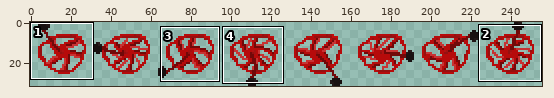
File history of a sprite sheet, assets/BASIC_REEL.png. The picture above shows the old version from afar; the outline marks the close-up.
Close-up. Earlier state:
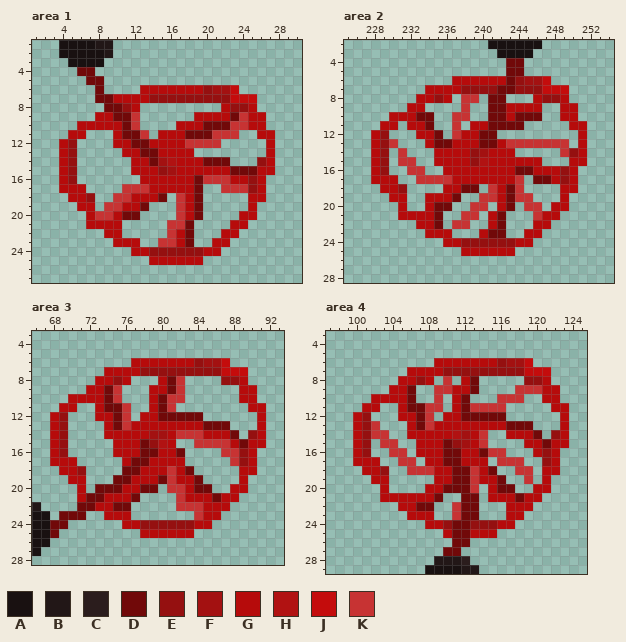
The file is 256x32 pixels. Colours within 5 levels of each other are drawn and written as one. Shown: area 1: x 1..30, y 1..27; area 2: x 225..254, y 2..28; area 3: x 66..93, y 3..28; area 4: x 97..125, y 3..29. The commit also changed other parts of the picture, which this record leaves out.
Palette (. is transparent): A #191111  B #221717  C #2b1d1d  D #710909  E #951010  F #a31111  G #b60b0b  H #b11212  J #c40c0c  K #c73333
The result:
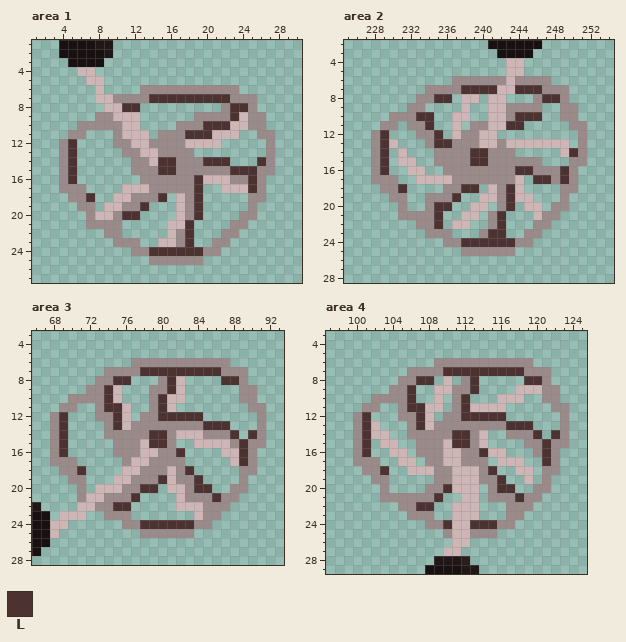
Colours new in this view: L #4d3232
The exact change:
colour G: #b60b0b -> #9a8a8a
colour K: #c73333 -> #cfb6b6
Changed rows in their new state; - is a pixel that keeps its letter.
Area 1:
first column x 5:
 4 -KK-------------------
 5 --KK------------------
 6 ---K-----------GGGG---
 7 ---KK----LLLLLLLLLGGG-
 8 ----KKLL----------LL--
 9 -----KK-----------L---
10 ------K--------LLL----
11 ------KK-----LLL------
12 L------KK-------------
13 L-------KK------------
14 L--------KLL---LLL---L
15 L---------LL------LLL-
16 L-------------L-----L-
17 --------------L-----L-
18 --L-------L---L-------
19 --------L-----L-------
20 ------LL------L-------
21 -------------L--------
22 -------------L--------
23 -------------L--------
24 ---------LLLLLL-------
Area 2:
first column x 229:
 4 --------------KK------
 5 --------------KK------
 6 --------------KGGGG---
 7 ---------LLLLKKLLLGGG-
 8 ------LL----KK----LL--
 9 ------------KK--------
10 ----LL------KK-LLL----
11 -----L------KKLL------
12 L-----L----KK---------
13 L-----LL---KK---------
14 L---------LL---------L
15 L---------LL----------
16 L--------------LL---L-
17 -----------------LL-L-
18 --L------LL---L-------
19 --------L-----L-------
20 ------LL------L-------
21 ------L------L--------
22 ------L------L--------
23 ------------LL--------
24 ---------LLLLLL-------
Area 3:
first column x 68:
 6 ----------------GGGG---
 7 ----------LLLLLLLLLGGG-
 8 -------LL----L-----LL--
 9 ------L------L---------
10 ------L-----L----------
11 ------LL----L----------
12 -L-----L----LLLLL------
13 -L-----L---------LLL---
14 -L---------LL-------L-L
15 -L--------KLL--------L-
16 -L--------KK--L------L-
17 ---------KK----------L-
18 ---L----KK-----L-------
19 -------KK---L---L------
20 -----KKK--LL----LL-----
21 ----KK---L--------L----
22 ---KK--LL--------------
23 -KKK-------------------
24 KK--------LLLLLL-------
25 K----------------------
Area 4:
first column x 101:
 6 ---------------GGGG---
 7 ---------LLLLLLLLLGGG-
 8 ------LL----L-----LL--
 9 -----L------L---------
10 -----L-----L----------
11 -----LL----L----------
12 L-----L----LLLLL------
13 L-----L---------LLL---
14 L---------LL-------L-L
15 L--------KLL--------L-
16 L--------KK--L------L-
17 ---------KK---------L-
18 --L-------KK--L-------
19 ----------KK---L------
20 ---------LKK---LL-----
21 --------L--KK----L----
22 ------LL---KK---------
23 -----------KK---------
24 ---------LKKLLL-------
25 ----------KK----------
26 ----------KK----------
27 ---------KK-----------
Pixel boxes of the changes (left, top, right, bottom) in both close-ups:
changed: (59, 67, 275, 265)
changed: (371, 58, 587, 256)
changed: (50, 358, 266, 538)
changed: (353, 358, 569, 556)
